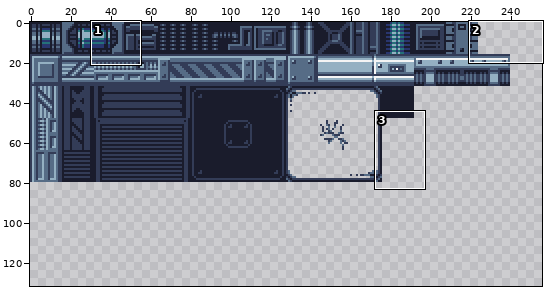
Edited in one commit: pixel-art file (Assets/Tileset/MagoSet.ase). Above: a wide view before the commit, with the close-up outlined.
Close-up. Earlier state:
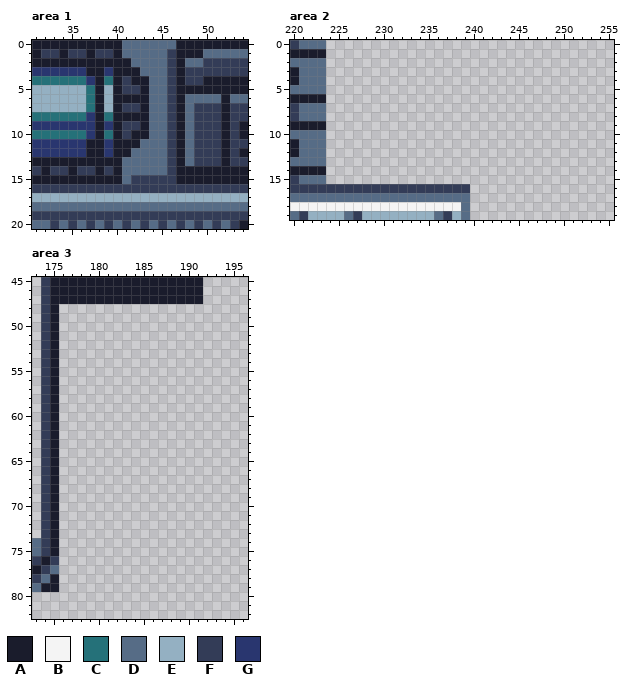
256x256 pixels, 1 frame. Shown: area 1: x 31..54, y 0..20; area 2: x 220..255, y 0..19; area 3: x 173..196, y 45..82. The wide view leaves out empty margins. The commit also changed other parts of the picture, which this record leaves out.
Palette (. is transparent): A #1a1c2c  B #f4f4f4  C #257179  D #566c86  E #94b0c2  F #333c57  G #29366f
Pixels before, area 1, first column x 31:
 0 AAAAAAAAAADDDDDDAAAAAAAA
 1 AFFAFFAFFADDDDDFAAADDDDD
 2 AAAAAAAAAAADDDDFADDFFFFF
 3 GGGGGGAAGAAADDDFAFFFFFFF
 4 CCCCCCGACAFAADDFAFFAAAAA
 5 EEEEEECAEAFFADDFAAAAAAAA
 6 EEEEEECAEAAAADDFADDDDADD
 7 EEEEEECAEAFFADDFADFFFAFF
 8 CCCCCCGACAAAADDFADFFFAFF
 9 GGGGGGGAGAFFADDFADFFFAFA
10 CCCCCCGACAFAADDFADFFFAFA
11 GGGGGGAAGAAADDDFADFFFAFF
12 GGGGGGAAGAADDDDFADFFFAFA
13 AAAAAAAAAADDDDDFADFFFAFF
14 FAFFAFFAFADDDDDFAAAAAAAA
15 AAAAAAAAAADFFFFFAAAAAAAA
16 FFFFFFFFFFFFFFFFFFFFFFFF
17 EEEEEEEEEEEEEEEEEEEEEEEE
18 DDDDDDDDDDDDDDDDDDDDDDDD
19 FFFFFFFFFFFFFFFFFFFFFFFF
20 DDFDFDFDFDFDFDFDFDFDFDFA
Pixels before, area 2, first column x 220:
 0 FDDD................
 1 AAAA................
 2 DDDD................
 3 ADDD................
 4 ADDD................
 5 DDDD................
 6 AAAA................
 7 FDDD................
 8 FDDD................
 9 AAAA................
10 DDDD................
11 ADDD................
12 ADDD................
13 DDDD................
14 AAAA................
15 FDDD................
16 FFFFFFFFFFFFFFFFFFFF
17 DDDDDDDDDDDDDDDDDDDD
18 BBBBBBBBBBBBBBBBBBBD
19 DFEEEEDFEEEEEEEEDFED
Pixels before, area 3, first column x 173:
45 .FAAAAAAAAAAAAAAAAA
46 .FAAAAAAAAAAAAAAAAA
47 .FAAAAAAAAAAAAAAAAA
48 .FA................
49 .FA................
50 .FA................
51 .FA................
52 .FA................
53 .FA................
54 .FA................
55 .FA................
56 .FA................
57 .FA................
58 .FA................
59 .FA................
60 .FA................
61 .FA................
62 .FA................
63 .FA................
64 .FA................
65 .FA................
66 .FA................
67 .FA................
68 .FA................
69 .FA................
70 .FA................
71 .FA................
72 .FA................
73 .FA................
74 DFA................
75 DFA................
76 FAF................
77 AFD................
78 FDA................
79 DAA................
Now the later version:
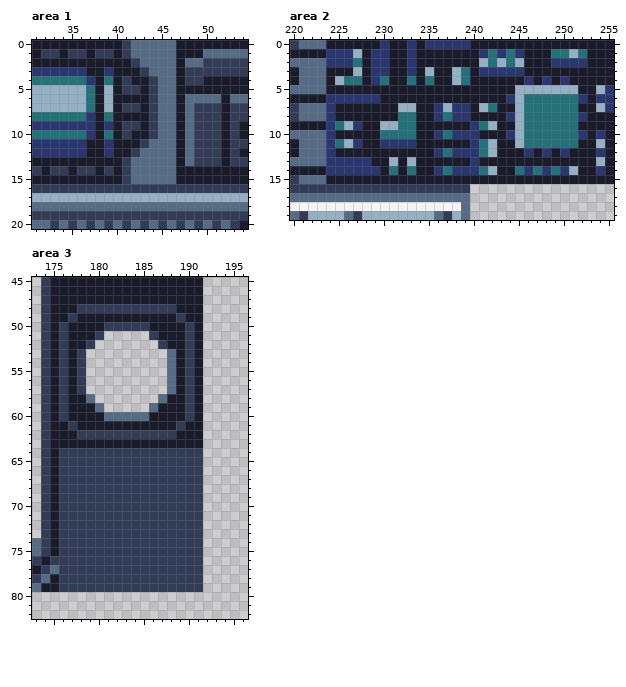
The exact change:
Changed rows in their new state; - is an unchanged pixel.
Area 1:
first column x 41:
 0 F-----
 1 F----D
 2 -F---D
 3 --F--D
 4 ---F-D
 5 ---F-D
 6 ---F-D
 7 ---F-D
 8 ---F-D
 9 ---F-D
10 ---F-D
11 --F--D
12 -F---D
13 F----D
14 F----D
15 FDDDDD
Area 2:
first column x 224:
 0 AAAAAAGAAGAGGGGGAAAAAAAAAAAAAAAA
 1 GGGEAGGAAGAAAAAAAGCGCGAAACCECAAA
 2 GGGCAGGAAGAAAAAAAECECEAAAGGGGAAA
 3 AAAEAGGAAGAEAAECAGGGGGAAAAAAAAAA
 4 AECCAGCAACACAAECAAAAAAGAGAGAAAAA
 5 AAAAAAAAAAAAAAAAAAAAAEEEEEEEAAEG
 6 GGGGGGAAAAAAAAAAAAAAGECCCCCCGAGG
 7 GAAAAAAAEEAAGEGGAECAAECCCCCCAAEG
 8 GAAAAAAACCAAGCGGAAAAGECCCCCCGAAA
 9 GCEGAAEECCAAAAAAGCEAAECCCCCCAAAA
10 GAAAAACCCCAAGCGGGAAAGECCCCCCGAGA
11 GCEGAAGGGGAAAAAAGCEAAECCCCCCAAEA
12 GAAAAAAAAAAAGCGGGCEAAAGAGAGAAAGA
13 GGGGGAAEAEAAAAAAGAAAAAAAAAAAAAEA
14 GGGGGGACACAAGCGGGCEAACGCGCGEAAGA
15 AAAAAAAAAAAAAAAAAAAAAAAAAAAAAAAA
Area 3:
first column x 176:
48 AAFFFFFFFFFFFAAA
49 AFAAAAAAAAAAAFAA
50 FAAAAFFFFFAAAAFA
51 FAAAF-----FAAAFA
52 FAAF-------FAAFA
53 FAF---------DAFA
54 FAF---------DAFA
55 FAF---------DAFA
56 FAF---------DAFA
57 FAF---------DAFA
58 FAAD-------DAAFA
59 FAAAD-----DAAAFA
60 FAAAADDDDDAAAAFA
61 AFAAAAAAAAAAAFAA
62 AAFFFFFFFFFFFAAA
63 AAAAAAAAAAAAAAAA
64 FFFFFFFFFFFFFFFF
65 FFFFFFFFFFFFFFFF
66 FFFFFFFFFFFFFFFF
67 FFFFFFFFFFFFFFFF
68 FFFFFFFFFFFFFFFF
69 FFFFFFFFFFFFFFFF
70 FFFFFFFFFFFFFFFF
71 FFFFFFFFFFFFFFFF
72 FFFFFFFFFFFFFFFF
73 FFFFFFFFFFFFFFFF
74 FFFFFFFFFFFFFFFF
75 FFFFFFFFFFFFFFFF
76 FFFFFFFFFFFFFFFF
77 FFFFFFFFFFFFFFFF
78 FFFFFFFFFFFFFFFF
79 FFFFFFFFFFFFFFFF
Where, in picture pixels (left, top, right, bottom), the same in both close-ups:
changed: (122, 40, 176, 184)
added: (326, 40, 614, 184)
added: (59, 304, 203, 592)
